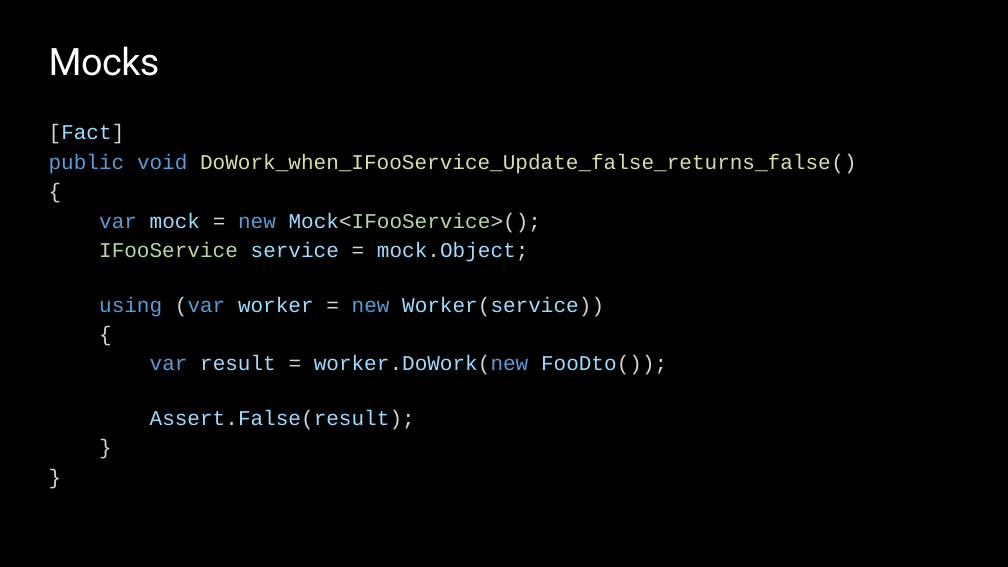
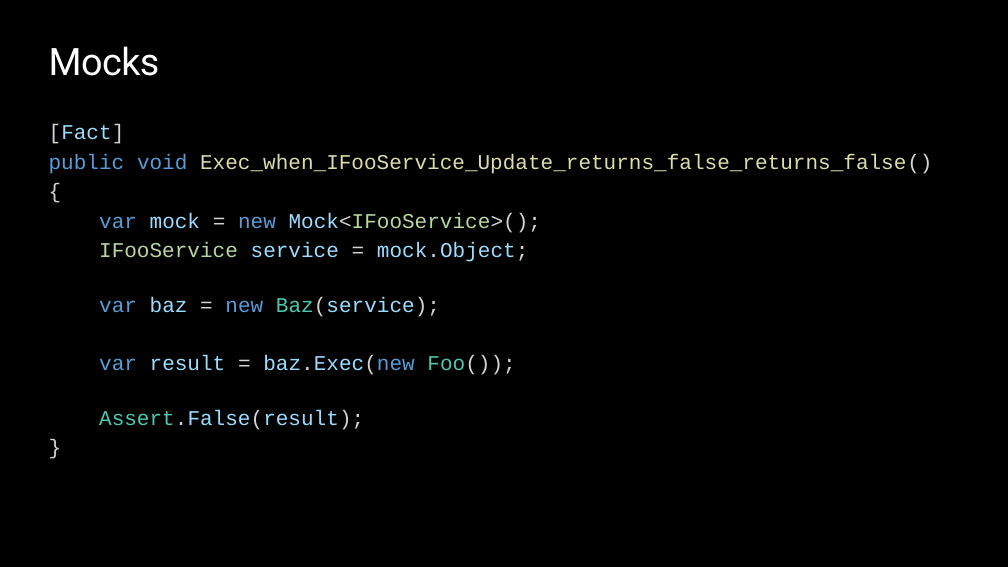
Before and after one commit to ondfisk/BDSA2020, a slide deck: slide 23 of Slides/Lecture05 - Dependency Injection, Testing Entity Framework.pptx (slide 21 before the commit). Drawn at 1008x567 pixels with LibreOffice and Linux fonts; fonts in the diff are those of the drawing; background and template pictures are left out. Boxes give left, top, right and bottom in pixels: in the first picture for what was removed or moved away, otherwise in the second. Text is boxed around its words. In the diff, an @@ line names an element or a change of style, - is before the commit and + after.

```diff
--- a/Slides/Lecture05 - Dependency Injection, Testing Entity Framework.pptx
+++ b/Slides/Lecture05 - Dependency Injection, Testing Entity Framework.pptx
@@ text at (49, 124, 932, 430): paragraph removed @@
-}
@@ text at (49, 154, 932, 174): text changed @@
-public void DoWork_when_IFooService_Update_false_returns_false()
+public void Exec_when_IFooService_Update_returns_false_returns_false()
@@ text at (99, 297, 515, 375): text changed @@
-using (var worker = new Worker(service))
-{
-var result = worker.DoWork(new FooDto());
+var baz = new Baz(service);
+var result = baz.Exec(new Foo());
@@ text at (99, 410, 364, 430): text colour #9CDCFE to #4EC9B0 in "Assert.False(result);" @@
```
Also in this commit, not shown: 12 other slides changed, 5 slides added, 3 slides removed, 20 other files.
